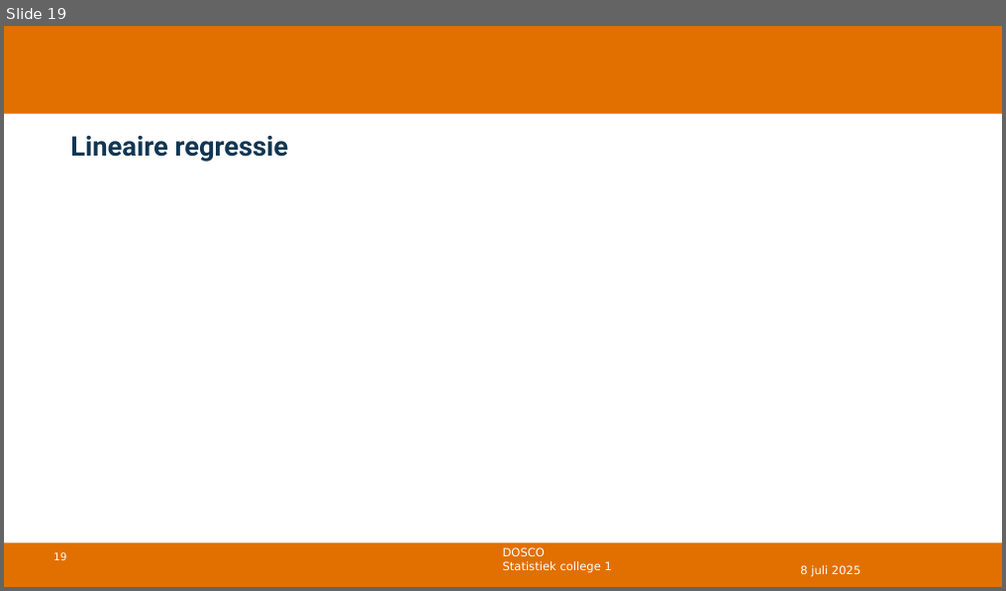
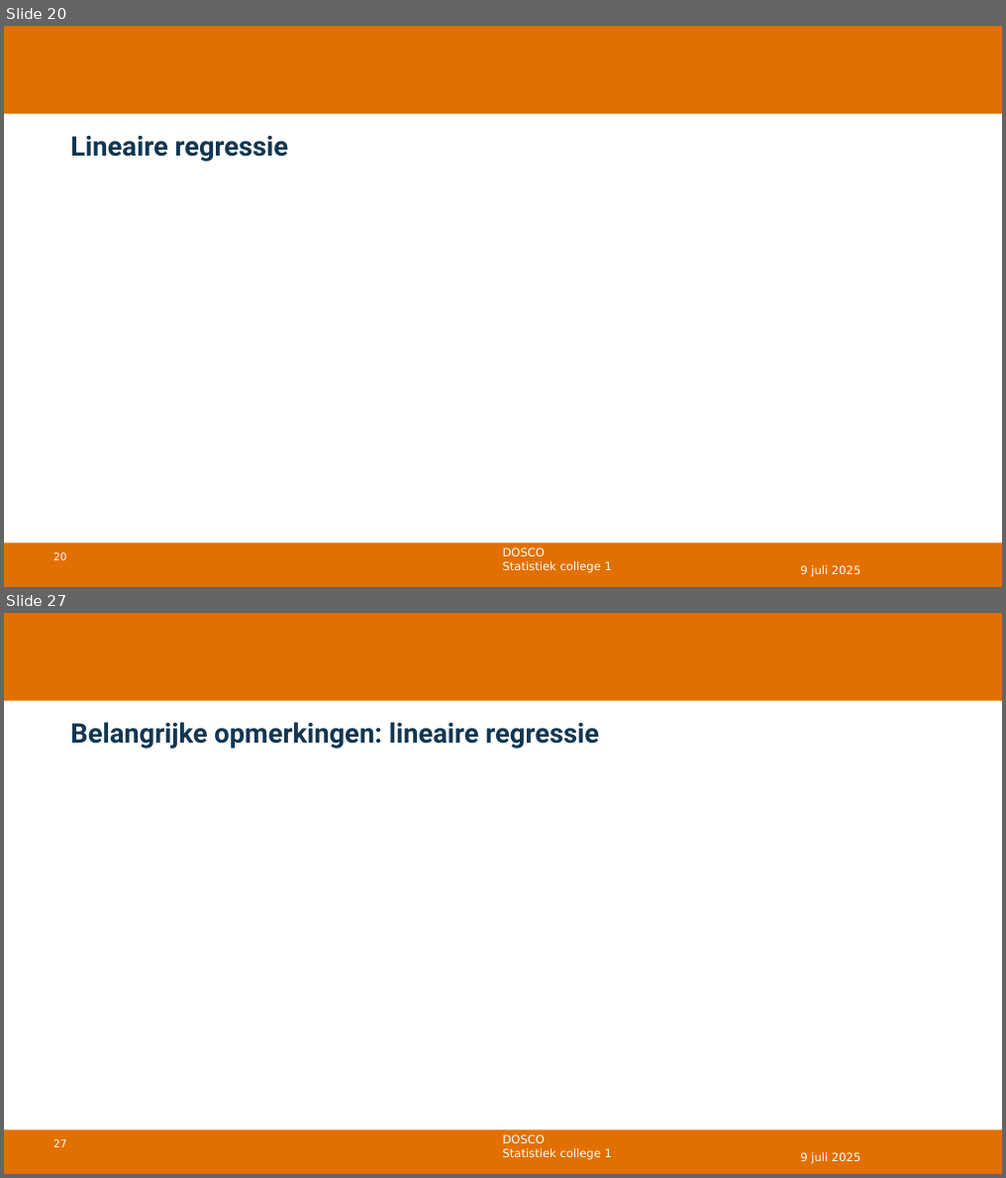
Before and after one commit to DBlom96/Statistiek, a slide deck: Danny/Onderwijs/Statistiek/2024-2025/Slides/Nieuwe slides/Statistiek 2024-2025 -- college 12 -- correlatie en regressie.pptx. Shown one above the other, each under a label of ours: slide 19 before the commit, slides 20 and 27 after it; the slides between them are not shown. The pictures are 1006x591 and 1006x1178 pixels, drawn with LibreOffice and Linux fonts; fonts in the diff are those of the drawing; grey boxes stand for pictures; background and template pictures are left out. Boxes give left, top, right and bottom in pixels: in the first picture for what was removed or moved away, otherwise in the second. Text is boxed around its words. In the diff, an @@ line names an element or a change of style, - is before the commit and + after.

```diff
--- a/Danny/Onderwijs/Statistiek/2024-2025/Slides/Nieuwe slides/Statistiek 2024-2025 -- college 12 -- correlatie en regressie.pptx
+++ b/Danny/Onderwijs/Statistiek/2024-2025/Slides/Nieuwe slides/Statistiek 2024-2025 -- college 12 -- correlatie en regressie.pptx
@@ slide 27 added at box(4, 613, 1002, 1174), background #FFFFFF; not listed: 4 template elements that a slide beside it also shows @@
@@ title added at box(70, 722, 599, 749), 26 pt, text #113652, bold @@
+Belangrijke opmerkingen: lineaire regressie
@@ text added at box(800, 1153, 860, 1164), 11 pt, text #FFFFFF @@
+9 juli 2025
@@ what was slide 19 is now slide 20 @@
@@ slide 20 changed as well @@
@@ page number at box(54, 553, 66, 561): text changed @@
-19
+20
@@ text at box(800, 566, 860, 577): text changed @@
-8 juli 2025
+9 juli 2025
```
Also in this commit, not shown: 16 other slides changed, 11 other slides added, 2 slides removed, 3 other files.
